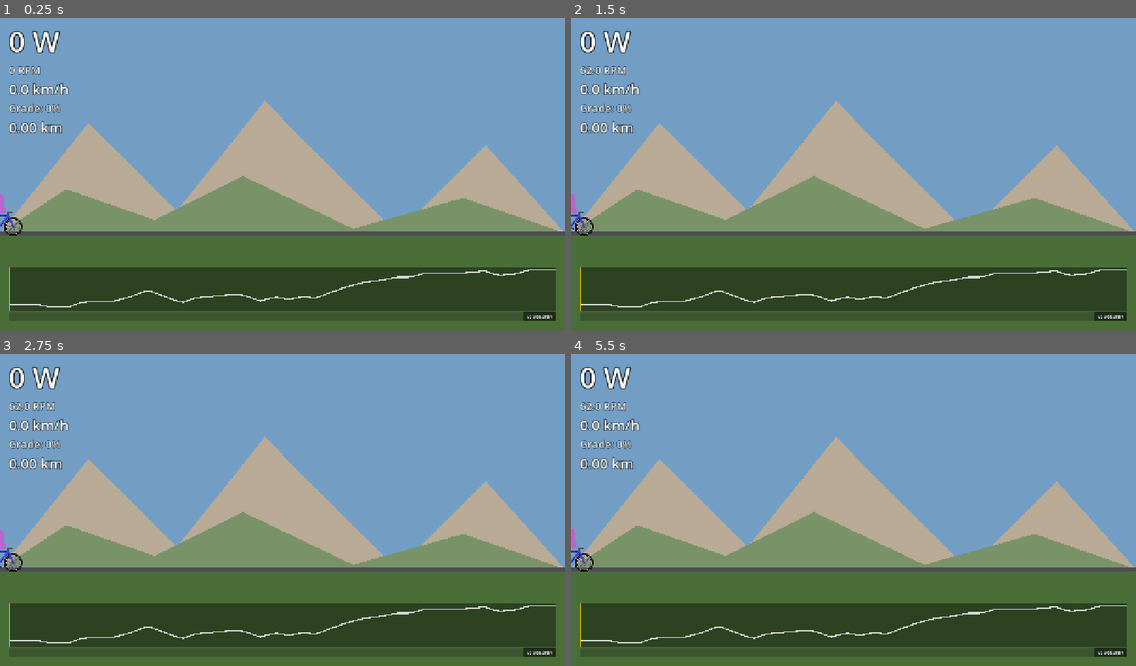
Above: before the commit, frames 1-4 (two rows, left to right).
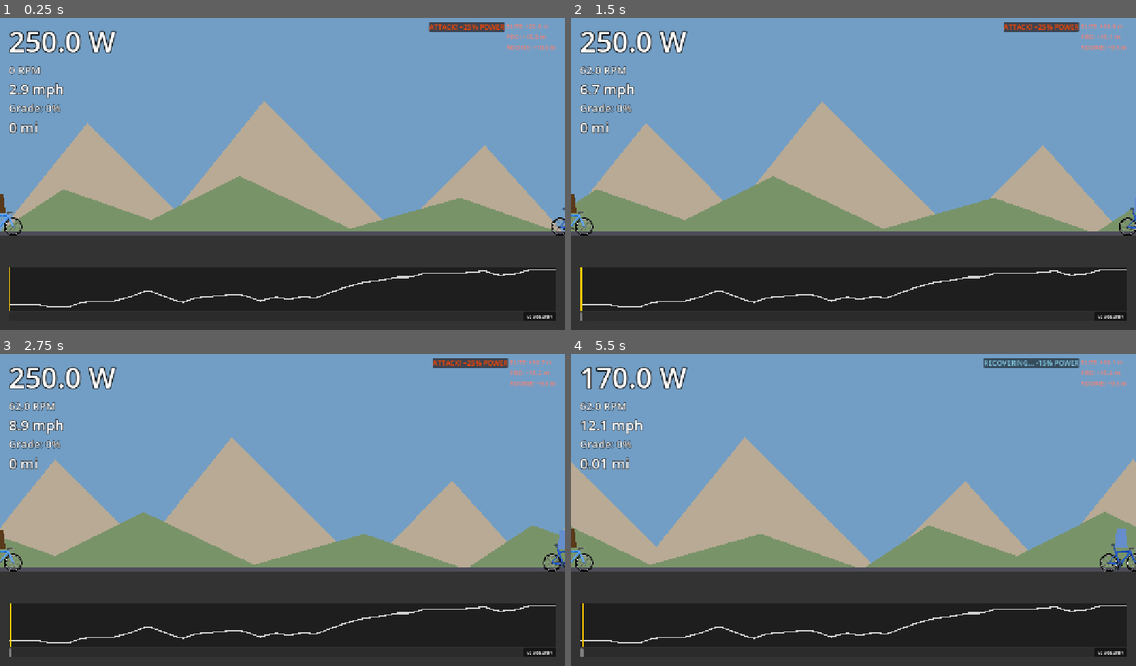
Above: after the commit, the same moments.

Repository: alexkibler/spokes-godot
Game: Godot game, scene res://src/features/cycling/GameScene.tscn
The game is run twice, just before and just after one commit, with the same random seed, the same clock (stepped at 60 frames per second) and the same inputs. This scene is started directly instead of the project's main scene.
Inputs (mouse positions are in pixels of both pictures, inside the frame that each line leads up to):
- Up to frame 1 (0.25 s): no input
- Up to frame 2 (1.5 s): tap Enter at 0.5 s; move the mouse to (977, 155) at 0.52 s; hold Shift 0.53-1.25 s; click (977, 155) at 0.67 s; drag from (740, 186) to (825, 236) at 1.27 s
- Up to frame 3 (2.75 s): move the mouse to (339, 438) at 2.02 s; tap Ctrl at 2.1 s; click (339, 438) at 2.17 s
- Up to frame 4 (5.5 s): drag from (825, 572) to (684, 460) at 2.77 s; move the mouse to (1023, 553) at 3.52 s; hold Shift 3.53-4.25 s; click (1023, 553) at 3.67 s; drag from (684, 460) to (768, 428) at 4.27 s; move the mouse to (881, 506) at 5.02 s; tap Ctrl at 5.1 s; click (881, 506) at 5.17 s

The runs differ from the first frame. In frame 1, 32% of the frame differs, in the area x 0-100%, y 1-100%; in frame 2, 39%; in frame 3, 45%; in frame 4, 52%.
Error before the commit: Invalid call. Nonexistent function 'set_surface' in base 'ParallaxBackground'. (res://src/features/cycling/GameScene.gd:302)

Commit message:
Fix: Resolve set_surface crash in GameScene and fix headless test failures

Diff:
--- a/src/features/cycling/GameScene.gd
+++ b/src/features/cycling/GameScene.gd
@@ -299,7 +299,7 @@
 			challenge_ever_stopped = true
 
 	var current_surface = player_cyclist.current_surface
-	parallax.set_surface(current_surface)
+	_set_surface(current_surface)
 
 	# 4. Record every second
 	var now = Time.get_ticks_msec()
@@ -442,6 +442,26 @@
 	add_child(overlay)
 	overlay.setup(item_id)
 
+func _set_surface(surface: String) -> void:
+	var road_color = Color(0.2, 0.2, 0.2) # Default Asphalt
+	var field_color = SpokesTheme.BIOME_COLORS.get("plains", Color.DARK_GREEN).lerp(Color.BLACK, 0.4)
+
+	match surface:
+		"gravel":
+			road_color = Color("#7a6b55")
+			field_color = Color("#5a5a40")
+		"dirt":
+			road_color = Color("#5d4037")
+			field_color = Color("#3e2723")
+		"mud":
+			road_color = Color("#3e2723")
+			field_color = Color("#1b1b1b")
+
+	if has_node("Environment/RoadFill"):
+		$Environment/RoadFill.color = road_color
+	if has_node("ParallaxBackground/GroundLayer/Field"):
+		$ParallaxBackground/GroundLayer/Field.color = field_color
+
 func _on_ride_complete() -> void:
 	is_complete = true
 	# player_cyclist.velocity_ms = 0.0 # Handled via physics loop stop or ignored
--- a/tests/features/cycling/test_drafting_physics.gd
+++ b/tests/features/cycling/test_drafting_physics.gd
@@ -1,6 +1,7 @@
 extends GutTest
 
 # Tests for DraftingPhysics and the new DraftingComponent
+const DraftingComponent = preload("res://src/features/cycling/components/DraftingComponent.gd")
 
 func test_drafting_dropoff_curve():
 	print("
--- a/tests/features/cycling/test_power_logic.gd
+++ b/tests/features/cycling/test_power_logic.gd
@@ -1,4 +1,7 @@
 extends GutTest
+
+const PowerReceiverComponent = preload("res://src/features/cycling/components/PowerReceiverComponent.gd")
+const FatigueComponent = preload("res://src/features/cycling/components/FatigueComponent.gd")
 
 func test_cyclist_physics_power_boost():
 	var stats = CyclistStats.new()
--- a/tests/features/cycling/test_surge_recovery.gd
+++ b/tests/features/cycling/test_surge_recovery.gd
@@ -1,4 +1,6 @@
 extends GutTest
+
+const FatigueComponent = preload("res://src/features/cycling/components/FatigueComponent.gd")
 
 # Tests for the new FatigueComponent which manages the Surge/Recovery State Machine
 
Not shown, changed: ALGORITHMS_OVERVIEW.md
